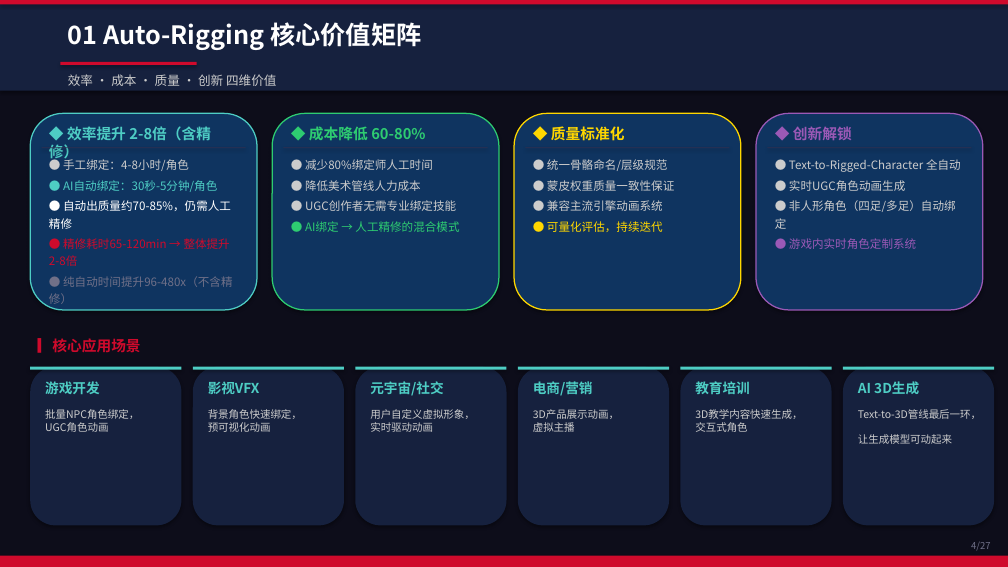
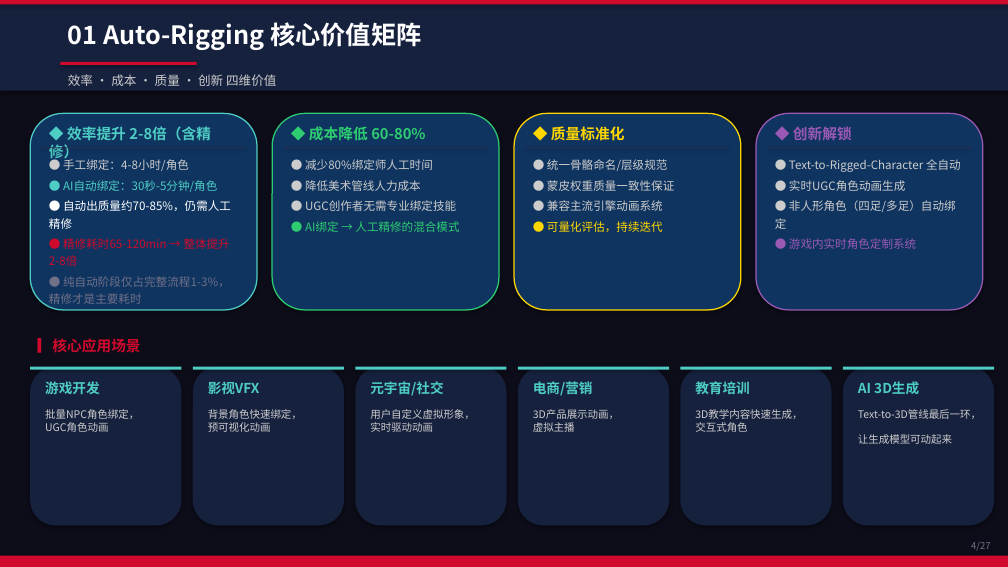
Before and after one commit to xhyha/insight, a slide deck: slide 4 of Auto-Rigging-Insight-Report.pptx. Drawn at 1008x567 pixels with LibreOffice and Linux fonts; fonts in the diff are those of the drawing. Boxes give left, top, right and bottom in pixels: in the first picture for what was removed or moved away, otherwise in the second. Text is boxed around its words. In the diff, an @@ line names an element or a change of style, - is before the commit and + after.

```diff
--- a/Auto-Rigging-Insight-Report.pptx
+++ b/Auto-Rigging-Insight-Report.pptx
@@ text at box(49, 276, 230, 307): text changed @@
-● 纯自动时间提升96-480x（不含精修）
+● 纯自动阶段仅占完整流程1-3%，精修才是主要耗时
```
Also in this commit, not shown: 12 other slides changed.
